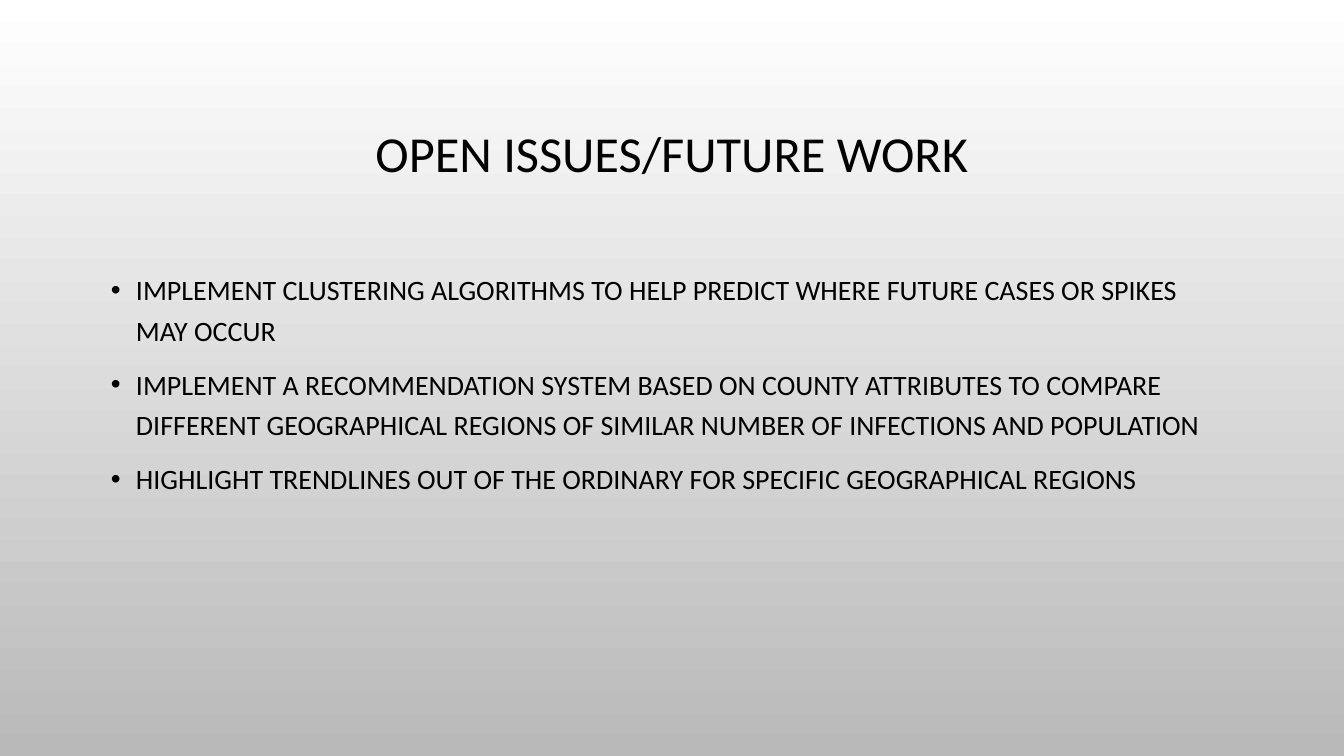
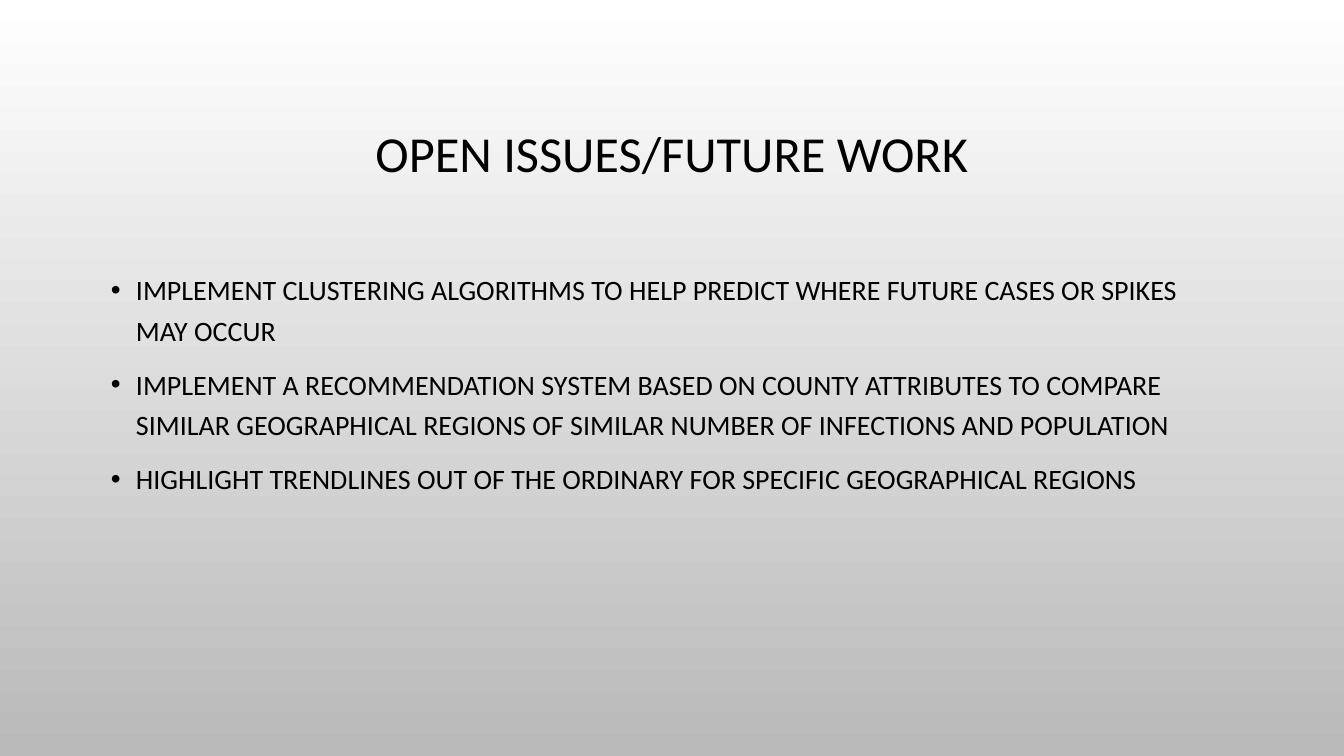
Before and after one commit to abpwrs/ece-5995-fa20-final-project, a slide deck: slide 12 of Final_presentation.pptx. Drawn at 1344x756 pixels with LibreOffice and Linux fonts; fonts in the diff are those of the drawing; background and template pictures are left out. Boxes give left, top, right and bottom in pixels: in the first picture for what was removed or moved away, otherwise in the second. Text is boxed around its words. In the diff, an @@ line names an element or a change of style, - is before the commit and + after.

```diff
--- a/Final_presentation.pptx
+++ b/Final_presentation.pptx
@@ text at (136, 377, 1169, 435): text changed @@
-• IMPLEMENT A RECOMMENDATION SYSTEM BASED ON COUNTY ATTRIBUTES TO COMPARE DIFFERENT GEOGRAPHICAL REGIONS OF SIMILAR NUMBER OF INFECTIONS AND POPULATION
+• IMPLEMENT A RECOMMENDATION SYSTEM BASED ON COUNTY ATTRIBUTES TO COMPARE SIMILAR GEOGRAPHICAL REGIONS OF SIMILAR NUMBER OF INFECTIONS AND POPULATION
```
Also in this commit, not shown: 5 other slides changed, 6 slides added.
